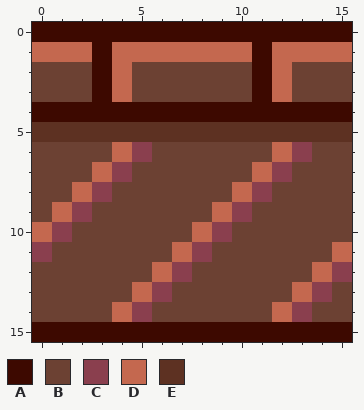
Edited in one commit: pixel-art sprite (assets/level/floor/floor.png). The picture above is the old version.
The file is 16x16 pixels.
Palette (. is transparent): A #3d0900  B #6c4133  C #8a3f4e  D #c4684f  E #5d3122
After:
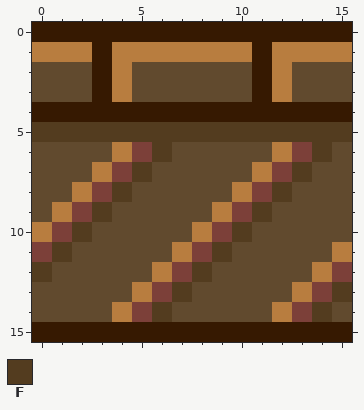
Colours new in this view: F #533c1f
From old to new:
colour A: #3d0900 -> #361901
colour B: #6c4133 -> #614a2e
colour C: #8a3f4e -> #7c4039
colour D: #c4684f -> #b87d3f
Changed rows in their new state; - is a pixel that keeps its letter.
first column x 0:
 5 FFFFFFFFFFFFFFFF
 6 ------F-------F-
 7 -----F-------F--
 8 ----F-------F---
 9 ---F-------F----
10 --F-------F-----
11 -F-------F------
12 F-------F-------
13 -------F-------F
14 ------F-------F-
Pixel boxes of the changes (left, top, right, bottom) in both pictures:
changed: (32, 22, 352, 342)
